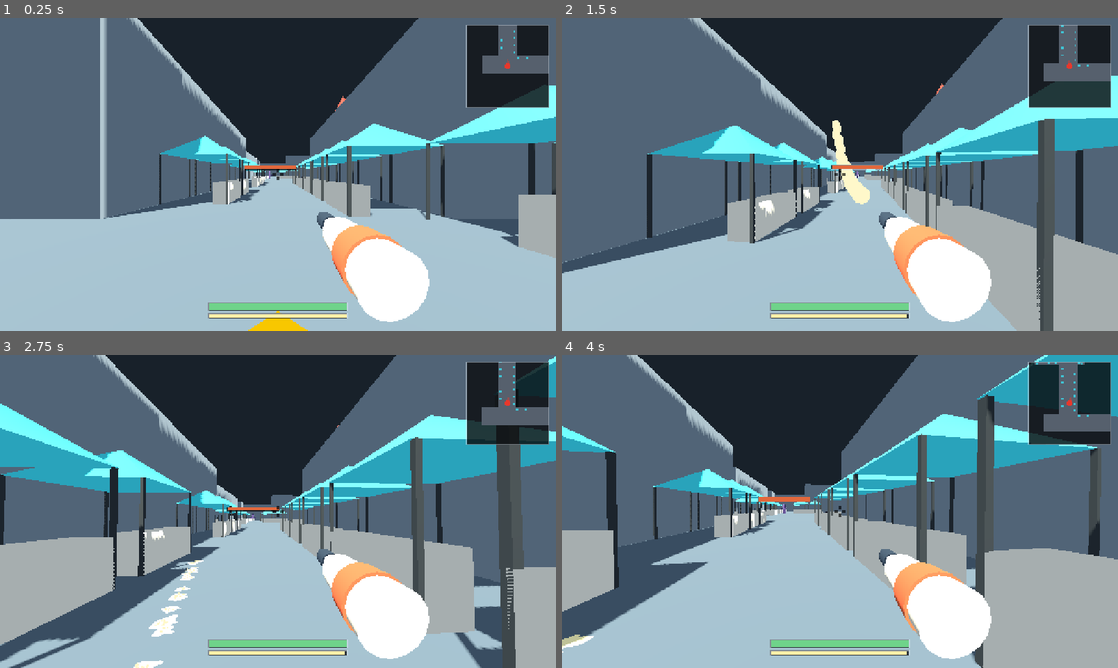
Above: before the commit, frames 1-4 (two rows, left to right).
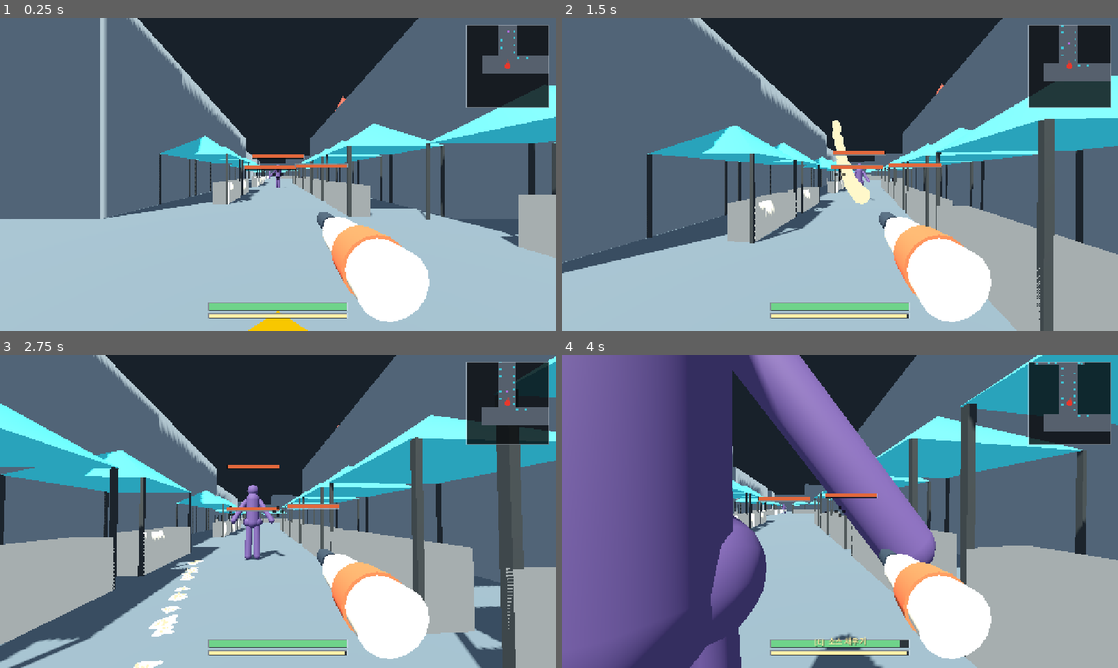
Above: after the commit, the same moments.

Repository: k3vin7/SauceIT-
Game: Godot game, scene res://main.tscn
Same seed, same stepped clock (60 frames per second), same inputs: the game is played once before the commit and once after it.
Inputs (mouse positions are in pixels of both pictures, inside the frame that each line leads up to):
- Up to frame 1 (0.25 s): no input
- Up to frame 2 (1.5 s): tap Enter at 0.5 s; move the mouse to (867, 174) at 0.52 s; hold Shift (run) 0.53-1.28 s; hold W (move_forward) from 0.53 s (still down); tap Space (jump) at 0.77 s; move the mouse to (812, 174) at 1.27 s; click (812, 174) at 1.35 s
- Up to frame 3 (2.75 s): keep holding W (move_forward); tap Space (jump) at 1.52 s; tap Shift (run) at 1.55, 2.3 s; move the mouse to (289, 505) at 2.02 s; hold E (refill_sauce) from 2.03 s (still down)
- Up to frame 4 (4 s): keep holding W (move_forward); move the mouse to (834, 517) at 2.77 s; release E (refill_sauce) at 2.78 s; tap Shift (run) at 2.85, 3.8 s; tap Space (jump) at 3.02, 3.77 s; move the mouse to (878, 514) at 3.52 s; hold R (wipe_screen) from 3.53 s (still down)

The runs differ from the first frame. In frame 1, 0.3% of the frame differs, in the area x 45-92%, y 4-55%; in frame 2, 0.4%; in frame 3, 1.0%; in frame 4, 48%, in the area x 0-100%, y 0-100%.

Commit message:
Three of them, and quicker

Diff:
--- a/scripts/enemy.gd
+++ b/scripts/enemy.gd
@@ -37,9 +37,9 @@
 @export_range(0.01, 20.0, 0.01) var sauce_damage_per_hit := 0.4
 
 @export_group("Movement")
-## Half the player's walking speed. Set from `MayoPlayer.walk_speed` when the
-## world builds one, so it stays half of whatever that becomes.
-@export_range(0.1, 20.0, 0.1, "suffix:m/s") var move_speed := 2.6
+## A fraction of the player's walking speed. Set from `MayoPlayer.walk_speed`
+## when the world builds one, so it stays that fraction of whatever that becomes.
+@export_range(0.1, 20.0, 0.1, "suffix:m/s") var move_speed := 3.64
 @export_range(1.0, 60.0, 0.5, "suffix:m/s²") var fall_gravity := 20.0
 ## How fast it swings round to face where you have moved to. It is not a turret:
 ## running past one should leave it briefly pointed at where you were.
@@ -237,9 +237,11 @@
 	return Basis(x_axis, y_axis, x_axis.cross(y_axis))
 
 
-## Half of whatever the players walk at.
-func match_player_speed(walk_speed: float) -> void:
-	move_speed = walk_speed * 0.5
+## A fraction of whatever the players walk at, rather than a speed of its own:
+## the interesting number is how it compares to the player, and that stays true
+## if the player's speed is retuned.
+func match_player_speed(walk_speed: float, fraction: float) -> void:
+	move_speed = walk_speed * fraction
 
 
 ## Standing height off the floor, for dropping one in without burying it.
--- a/scripts/mayo_prototype.gd
+++ b/scripts/mayo_prototype.gd
@@ -140,6 +140,14 @@
 @export var use_time_lifetime := true
 @export var use_distance_lifetime := true
 @export_range(0.0, 30.0, 0.1, "suffix:m/s²") var gravity_acceleration := 9.8
+
+@export_group("Enemies")
+## How fast they walk, as a fraction of the player's walking speed. Under 1 they
+## can always be walked away from, which is what makes a chase a decision rather
+## than a fight you cannot leave -- and the player can still run at twice their
+## walk, so the escape is always there. It is the comparison that matters, so it
+## is stored as the fraction and not as a speed.
+@export_range(0.1, 2.0, 0.05) var enemy_speed_fraction := 0.7
 
 @export_group("Sauce Supply")
 ## Seconds of firing a full tank holds, every squirt added together.
@@ -1581,11 +1589,13 @@
 
 
 ## Where the enemies stand at the start, as map pixels -- the same coordinates
-## the stalls use, so they can be read off the drawing. One, halfway up Karja
-## tänav, so the walk north from the start zone runs into it. The list is what
-## makes a second one a line rather than a change.
+## the stalls use, so they can be read off the drawing. Spread up the route so
+## the walk north from the start zone runs into them one at a time rather than
+## all at once. Adding another is a line.
 const ENEMY_SPAWNS := [
-	[270, 420],
+	[290, 780],   # the run up from Kalda: the first one you meet
+	[270, 420],   # halfway along Karja tänav
+	[370, 550],   # waiting in the festival square
 ]
 
 
@@ -1601,7 +1611,7 @@
 		add_child(enemy)
 		enemy.build(body_cell_size, contamination_brush_radius, Color("4d3f6b"))
 		if _local != null:
-			enemy.match_player_speed(_local.player.walk_speed)
+			enemy.match_player_speed(_local.player.walk_speed, enemy_speed_fraction)
 		enemy.position = StreetMap.from_pixels(spawn[0], spawn[1]) \
 			+ Vector3(0.0, enemy.stand_height(), 0.0)
 		_enemies.push_back(enemy)
@@ -1668,6 +1678,21 @@
 ## What is left in the local player's tank, for the HUD.
 func local_sauce() -> float:
 	return _local.sauce if _local != null else 0.0
+
+
+## Takes the enemies out of the world, for the checks that are not about them.
+##
+## Most of what this project measures -- how a body moves relative to its aim,
+## whether two screens agree on a fall, what a strand does in the air -- is
+## measured over several seconds with the player standing still or walking a
+## fixed line. An enemy that walks up and shoves them mid-measurement produces a
+## real failure about something the check was not asking after, and it does it
+## intermittently, depending on how far away the nearest one happened to spawn.
+## Cheaper and clearer than every such check teleporting them over the horizon.
+func debug_clear_enemies() -> void:
+	for enemy in _enemies:
+		enemy.queue_free()
+	_enemies.clear()
 
 
 func enemy_count() -> int:
--- a/tests/probe_aim.gd
+++ b/tests/probe_aim.gd
@@ -35,6 +35,9 @@
 	scene._unhandled_input(toggle)
 	_check(scene._first_person == was_first_person, "F1 did not toggle the camera mode back")
 	scene.set_process_unhandled_input(false)
+	# Walking a fixed line for thirty frames at a time, several times over: an
+	# enemy arriving mid-measurement shoves the player off it.
+	scene.debug_clear_enemies()
 
 	# --- mouse-look accumulation and pitch clamp ---
 	scene.debug_set_aim(0.0, 0.0)
--- a/tests/probe_enemy.gd
+++ b/tests/probe_enemy.gd
@@ -75,11 +75,21 @@
 	_check(colliders >= 6, "the figure has %d colliders; the limbs are not hittable" % colliders)
 
 	# --- speed, and that it is actually chasing ---
-	print("player walks %.2f m/s, enemy moves %.2f m/s (%.2fx)" % [
-		player.walk_speed, enemy.move_speed, enemy.move_speed / player.walk_speed])
-	_check(is_equal_approx(enemy.move_speed, player.walk_speed * 0.5),
-		"the enemy moves at %.2f m/s, not half the player's %.2f" % [
-			enemy.move_speed, player.walk_speed])
+	print("player walks %.2f m/s and runs %.2f; enemy moves %.2f m/s (%.2fx walking)" % [
+		player.walk_speed, player.run_speed, enemy.move_speed,
+		enemy.move_speed / player.walk_speed])
+	_check(is_equal_approx(enemy.move_speed, player.walk_speed * scene.enemy_speed_fraction),
+		"the enemy moves at %.2f m/s, not %.2f of the player's %.2f" % [
+			enemy.move_speed, scene.enemy_speed_fraction, player.walk_speed])
+	# Slower than walking, so it can always be left behind: a chase you cannot
+	# leave is not a decision. Running is the wide margin on top of that.
+	_check(enemy.move_speed < player.walk_speed,
+		"the enemy walks at %.2f m/s against the player's %.2f: it cannot be walked away from"
+			% [enemy.move_speed, player.walk_speed])
+
+	print("enemies on the map: %d" % scene.enemy_count())
+	_check(scene.enemy_count() >= 3,
+		"only %d enemy on the map" % scene.enemy_count())
 
 	# Both moved into the festival square for the walking checks. They need room
 	# to close a gap and then room to dodge sideways, and a street does not have
@@ -191,6 +201,13 @@
 			enemy.contamination.radius, torso_radius])
 
 	# --- it hurts the player, weakly and on a cooldown ---
+	# The others are sent away first. This counts how often *one* enemy can land
+	# a hit, and with three of them on the map the rest walk over and land their
+	# own -- which looks exactly like a broken cooldown.
+	for other in scene.enemy_count():
+		if scene.enemy_at(other) != enemy:
+			scene.enemy_at(other).global_position = square + Vector3(0.0, stand_y, 400.0)
+	await physics_frame
 	var health_before: float = player.health
 	player.global_position = enemy.global_position \
 		+ Vector3(0.0, 0.0, enemy.radius + 0.64)
--- a/tests/probe_network.gd
+++ b/tests/probe_network.gd
@@ -422,6 +422,14 @@
 		"B's own screen still shows %.2f after the host filled the bottle" % b_on_client.sauce)
 
 	# --- B runs through A's mayo and goes down ---
+	# The enemies go first. This is about whether two screens agree on a fall,
+	# and an enemy that walks into B mid-slip changes the fall on the host
+	# before the client has been told -- a real disagreement, about something
+	# this case is not asking after.
+	server_world.debug_clear_enemies()
+	client_world.debug_clear_enemies()
+	await _wait(4)
+
 	var patch := _painted_cell_position(server_world)
 	_check(server_world._floor.is_mayo_at(patch),
 		"the patch the run is aimed at is not painted, so this case tests nothing")
@@ -454,6 +462,11 @@
 	var mismatches := 0
 	var compared := 0
 	var states_seen := {}
+	var client_states_seen := {}
+	# How far the client may trail the host, in physics frames.
+	const LAG_FRAMES := 3
+	var host_recent: Array[int] = []
+	var worst_lag := 0
 	var server_tilt_peak := 0.0
 	var client_tilt_peak := 0.0
 	for frame in 240:
@@ -473,11 +486,33 @@
 			client_world.debug_set_input(Vector2.ZERO, false, false)
 		if client_copy.is_incapacitated():
 			tripped_on_client = true
+		# The host's recent states are collected from the first frame of the run,
+		# not from the first compared one. The comparison opens on the frame the
+		# host trips, when the client has not been told yet and is still walking
+		# -- with the history starting there too, that perfectly ordinary frame
+		# of lag looked like the client inventing a state.
+		host_recent.push_back(server_copy.state)
+		while host_recent.size() > LAG_FRAMES + 1:
+			host_recent.remove_at(0)
 		if tripped_on_server:
 			compared += 1
 			states_seen[server_copy.state] = true
-			if server_copy.state != client_copy.state:
+			client_states_seen[client_copy.state] = true
+			# The client has to be following the host through the fall, not
+			# matching it on the identical physics frame. State is sent once a
+			# physics frame but delivered once a *rendered* frame, and a heavy
+			# level runs several physics steps inside one of those -- so
+			# demanding they read the same on the same frame is asserting zero
+			# latency, which held on a bare floor and does not on this map.
+			#
+			# What it has to do instead is never show a state the host has not
+			# just been in: lagging by a frame is the network, inventing or
+			# skipping one is a bug.
+			var found := host_recent.rfind(client_copy.state)
+			if found < 0:
 				mismatches += 1
+			else:
+				worst_lag = maxi(worst_lag, host_recent.size() - 1 - found)
 			# The capsule A watches go over is A's own copy of B.
 			server_tilt_peak = maxf(server_tilt_peak,
 				absf(server_world.shooter_for(client_id).body_mesh.rotation.x))
@@ -488,15 +523,23 @@
 
 	print("B on A's mayo: tripped on host=%s, on B's own screen=%s" % [
 		str(tripped_on_server), str(tripped_on_client)])
-	print("fall states compared for %d frames, %d disagreed, states seen %s" % [
-		compared, mismatches, str(states_seen.keys())])
+	print("fall states compared for %d frames, %d the host was never in, worst lag %d frame(s) of %d allowed" % [
+		compared, mismatches, worst_lag, LAG_FRAMES])
+	print("  host went through %s, B's screen through %s" % [
+		str(states_seen.keys()), str(client_states_seen.keys())])
 	print("capsule pitch peak: host's copy of B %.1f deg, B's own %.1f deg" % [
 		rad_to_deg(server_tilt_peak), rad_to_deg(client_tilt_peak)])
 	_check(tripped_on_server, "B ran through A's mayo and the host never tripped them")
 	_check(tripped_on_client, "B went down on the host but not on B's own screen")
 	_check(compared > 40, "only %d frames of the fall were compared" % compared)
+	# And the same states, in the same set: a client that lagged its way through
+	# without ever entering the stumble would pass the check above by sitting on
+	# whatever the host had a moment ago.
+	for state in states_seen:
+		_check(client_states_seen.has(state),
+			"the host went through state %s and B's screen never did" % str(state))
 	_check(mismatches == 0,
-		"the two screens disagreed about the fall state on %d of %d frames" % [
+		"B's screen showed a fall state the host had not been in, on %d of %d frames" % [
 			mismatches, compared])
 	# Every beat has to show up, not just "not upright": stumble, fall, flat,
 	# and standing up again.
Not shown, changed: README.md
